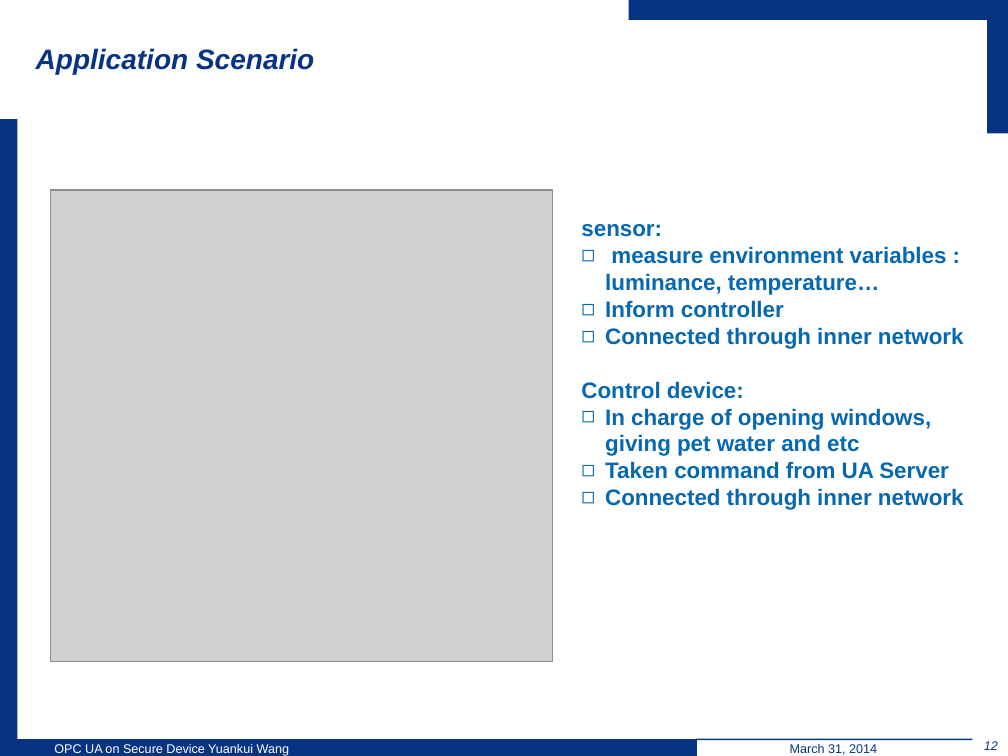
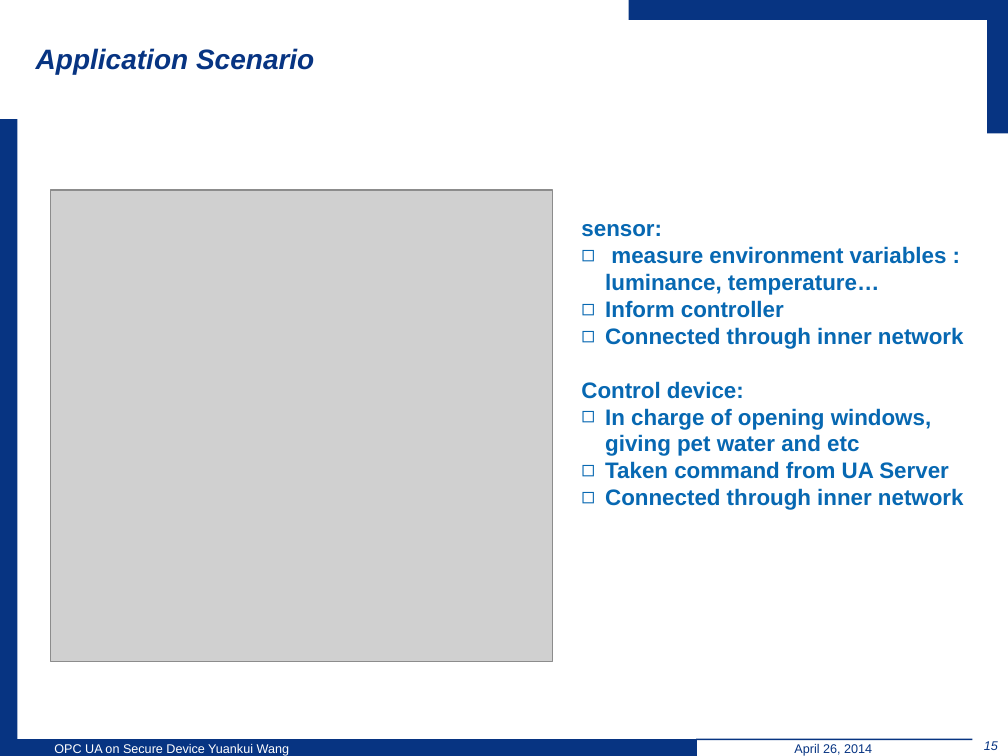
Before and after one commit to wsuetholz/opc-ua-wangyk-upb-morpho, a slide deck: slide 15 of ppt/Einleitung.pptx (slide 12 before the commit). Drawn at 1008x756 pixels with LibreOffice and Linux fonts; fonts in the diff are those of the drawing; grey boxes stand for pictures; background and template pictures are left out. Boxes give left, top, right and bottom in pixels: in the first picture for what was removed or moved away, otherwise in the second. Text is boxed around its words. In the diff, an @@ line names an element or a change of style, - is before the commit and + after.

```diff
--- a/ppt/Einleitung.pptx
+++ b/ppt/Einleitung.pptx
@@ text at box(794, 744, 872, 756): text changed @@
-March 31, 2014
+April 26, 2014
@@ page number at box(984, 741, 998, 750): text changed @@
-12
+15
```
Also in this commit, not shown: 16 other slides changed, 4 slides added, 1 slide removed.
